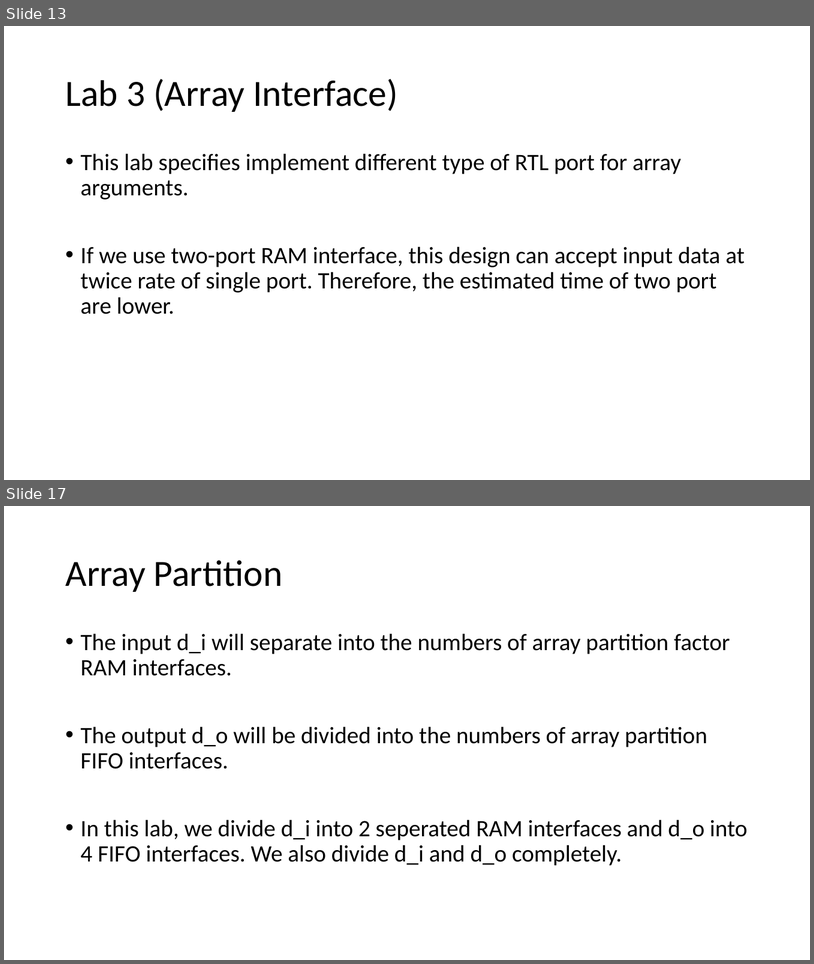
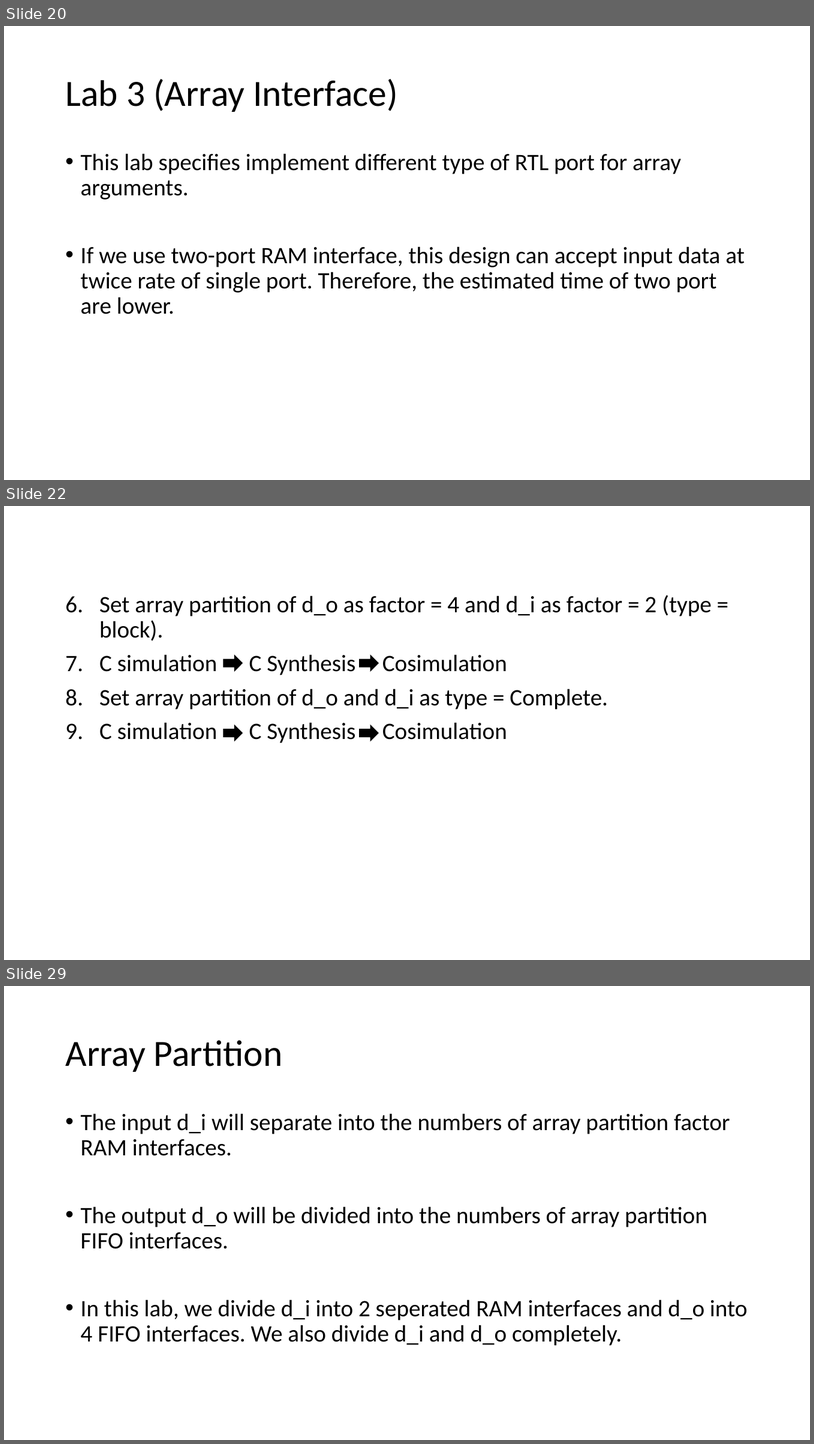
Before and after one commit to ZheChen-Bill/Interface_Synthesis, a slide deck: 111061545_labA_report.pptx. Shown one above the other, each under a label of ours: slides 13 and 17 before the commit, slides 20, 22 and 29 after it; the slides between them are not shown. The pictures are 814x964 and 814x1444 pixels, drawn with LibreOffice and Linux fonts; fonts in the diff are those of the drawing. Boxes give left, top, right and bottom in pixels: in the first picture for what was removed or moved away, otherwise in the second. Text is boxed around its words. In the diff, an @@ line names an element or a change of style, - is before the commit and + after.

```diff
--- a/111061545_labA_report.pptx
+++ b/111061545_labA_report.pptx
@@ slide 22 added at (x1=4, y1=506, x2=810, y2=960), background #FFFFFF @@
@@ text added at (x1=99, y1=595, x2=712, y2=743), 28 pt, text #000000 @@
+6. Set array partition of d_o as factor = 4 and d_i as factor = 2 (type = block).
+7. C simulation C Synthesis Cosimulation
+8. Set array partition of d_o and d_i as type = Complete.
+9. C simulation C Synthesis Cosimulation
@@ right arrow added at (x1=224, y1=655, x2=242, y2=670), fill #000000, outline #000000 1 pt @@
@@ right arrow added at (x1=360, y1=655, x2=378, y2=670), fill #000000, outline #000000 1 pt @@
@@ right arrow added at (x1=224, y1=725, x2=242, y2=740), fill #000000, outline #000000 1 pt @@
@@ right arrow added at (x1=360, y1=725, x2=378, y2=740), fill #000000, outline #000000 1 pt @@
@@ what was slide 13 is now slide 20 @@
@@ what was slide 17 is now slide 29 @@
```
Also in this commit, not shown: 7 slides changed, 17 other slides added, 1 slide removed.
